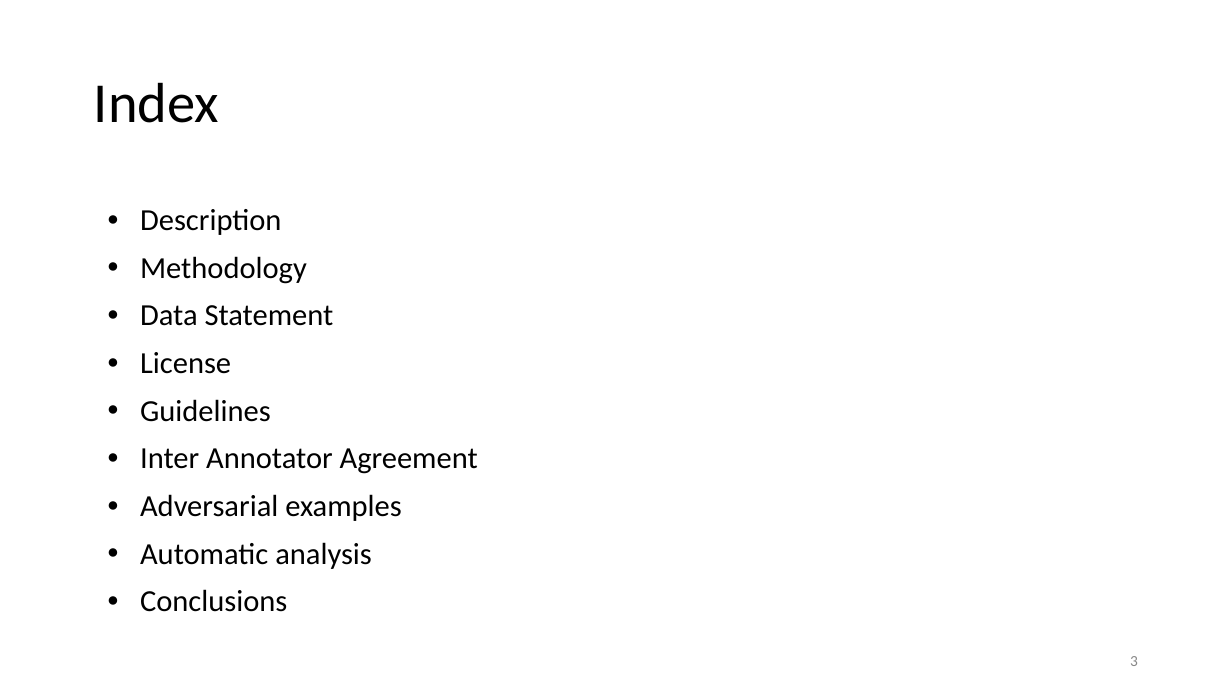
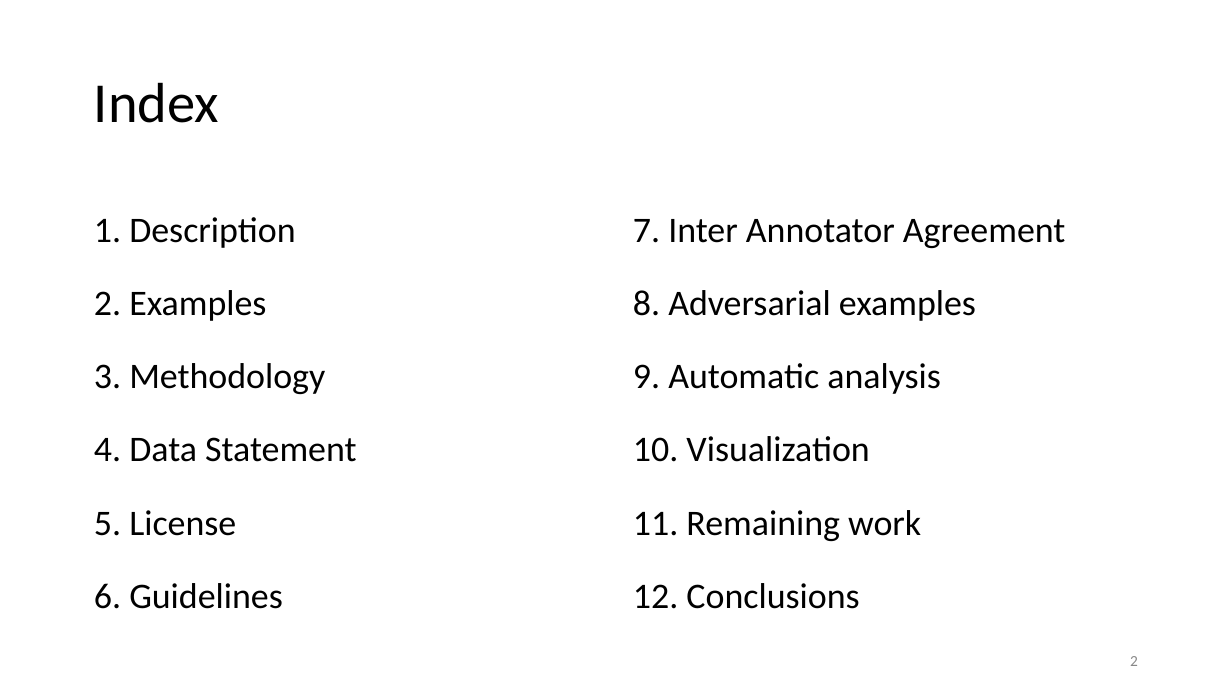
Before and after one commit to juletx/twitter-sentiment-emotion, a slide deck: slide 2 of slides/twitter_sentiment_emotion.pptx (slide 3 before the commit). Drawn at 1232x693 pixels with LibreOffice and Linux fonts; fonts in the diff are those of the drawing. Boxes give left, top, right and bottom in pixels: in the first picture for what was removed or moved away, otherwise in the second. Text is boxed around its words. In the diff, an @@ line names an element or a change of style, - is before the commit and + after.

```diff
--- a/slides/twitter_sentiment_emotion.pptx
+++ b/slides/twitter_sentiment_emotion.pptx
@@ text added at (x1=94, y1=217, x2=356, y2=609), 28 pt, text #000000 @@
+1. Description
+2. Examples
+3. Methodology
+4. Data Statement
+5. License
+6. Guidelines
@@ text at (x1=633, y1=219, x2=1065, y2=609): text changed; size 23.8 to 28 pt @@
-● Description
-● Methodology
-● Data Statement
-● License
-● Guidelines
-● Inter Annotator Agreement
-● Adversarial examples
-● Automatic analysis
-● Conclusions
+7. Inter Annotator Agreement
+8. Adversarial examples
+9. Automatic analysis
+10. Visualization
+11. Remaining work
+12. Conclusions
@@ page number at (x1=1130, y1=656, x2=1138, y2=666): text changed @@
-3
+2
```
Also in this commit, not shown: 1 other slide changed, 2 slides added, 1 other file.
